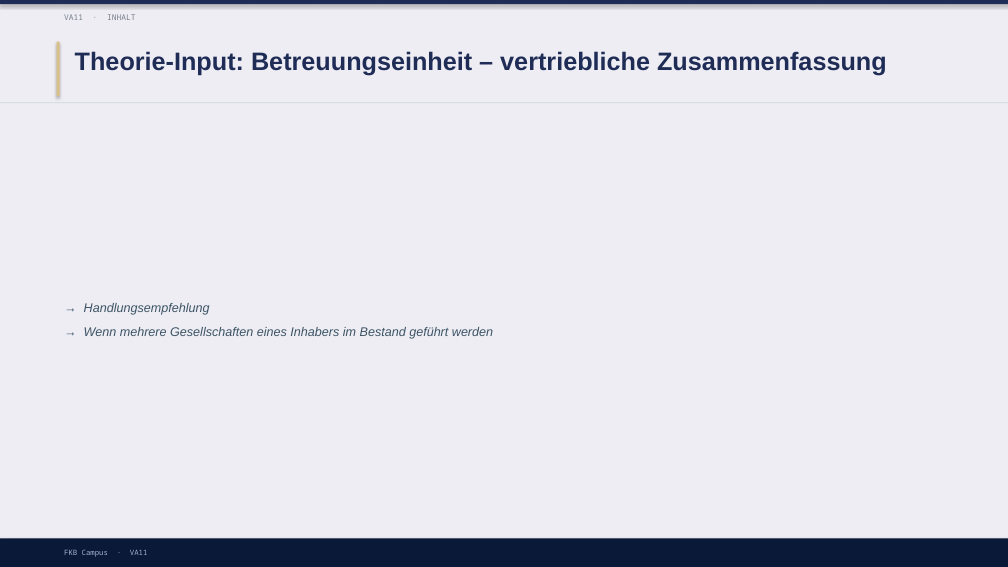
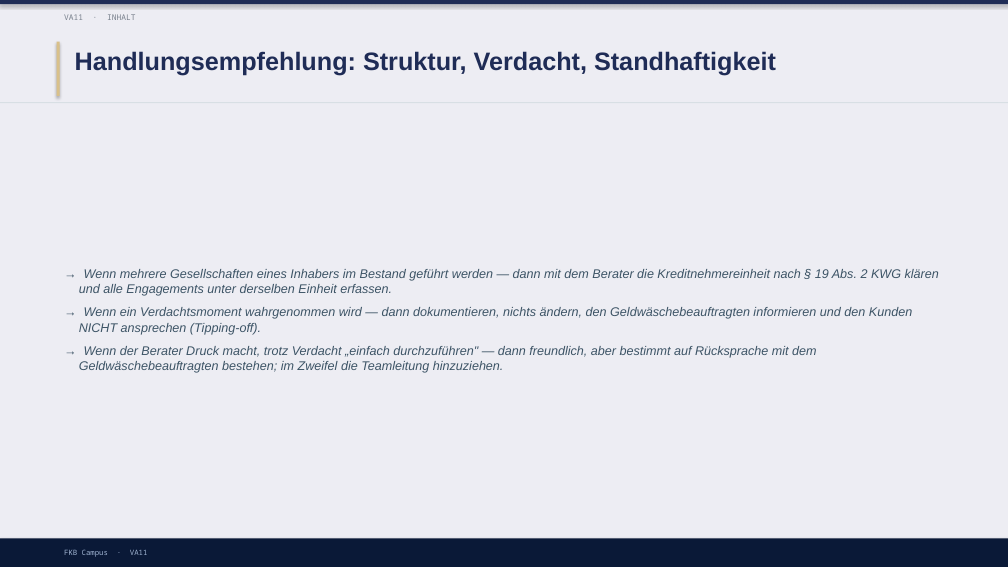
Before and after one commit to ck5rqc47pr-byte/firmenkundenakademie-online, a slide deck: slide 13 of protected-downloads/praesentation/VA11.pptx (slide 6 before the commit). Drawn at 1008x567 pixels with LibreOffice and Linux fonts; fonts in the diff are those of the drawing. Boxes give left, top, right and bottom in pixels: in the first picture for what was removed or moved away, otherwise in the second. Text is boxed around its words. In the diff, an @@ line names an element or a change of style, - is before the commit and + after.

```diff
--- a/protected-downloads/praesentation/VA11.pptx
+++ b/protected-downloads/praesentation/VA11.pptx
@@ text at bbox=[75, 51, 776, 76]: text changed @@
-Theorie-Input: Betreuungseinheit – vertriebliche Zusammenfassung
+Handlungsempfehlung: Struktur, Verdacht, Standhaftigkeit
@@ text at bbox=[79, 269, 939, 373]: text changed @@
-→ Handlungsempfehlung
-→ Wenn mehrere Gesellschaften eines Inhabers im Bestand geführt werden
+→ Wenn mehrere Gesellschaften eines Inhabers im Bestand geführt werden — dann mit dem Berater die Kreditnehmereinheit nach § 19 Abs. 2 KWG klären und alle Engagements unter derselben Einheit erfassen.
+→ Wenn ein Verdachtsmoment wahrgenommen wird — dann dokumentieren, nichts ändern, den Geldwäschebeauftragten informieren und den Kunden NICHT ansprechen (Tipping-off).
+→ Wenn der Berater Druck macht, trotz Verdacht „einfach durchzuführen" — dann freundlich, aber bestimmt auf Rücksprache mit dem Geldwäschebeauftragten bestehen; im Zweifel die Teamleitung hinzuziehen.
```
Also in this commit, not shown: 4 other slides changed, 7 slides added, 1 slide removed, 5 other files.
